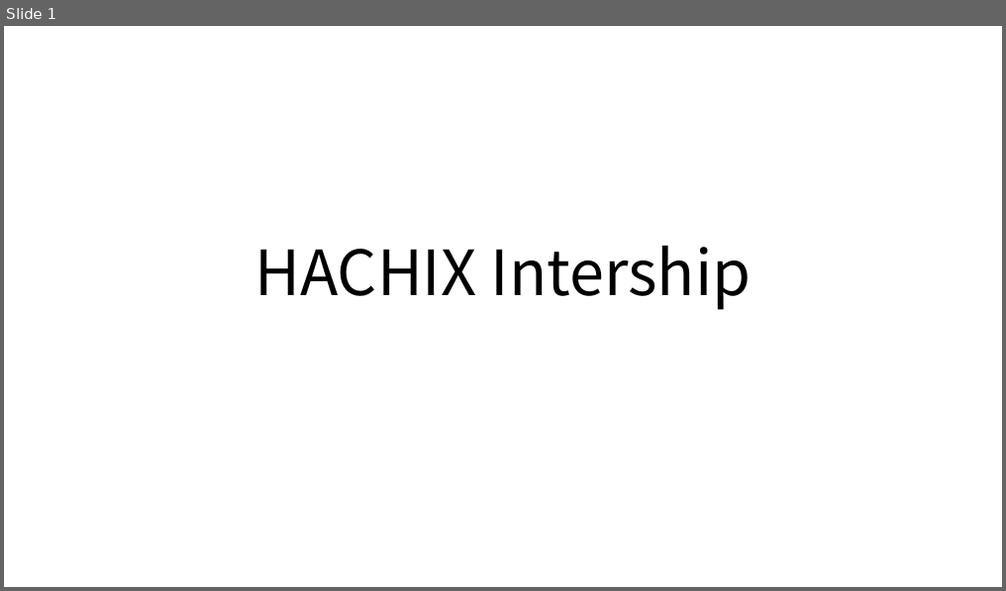
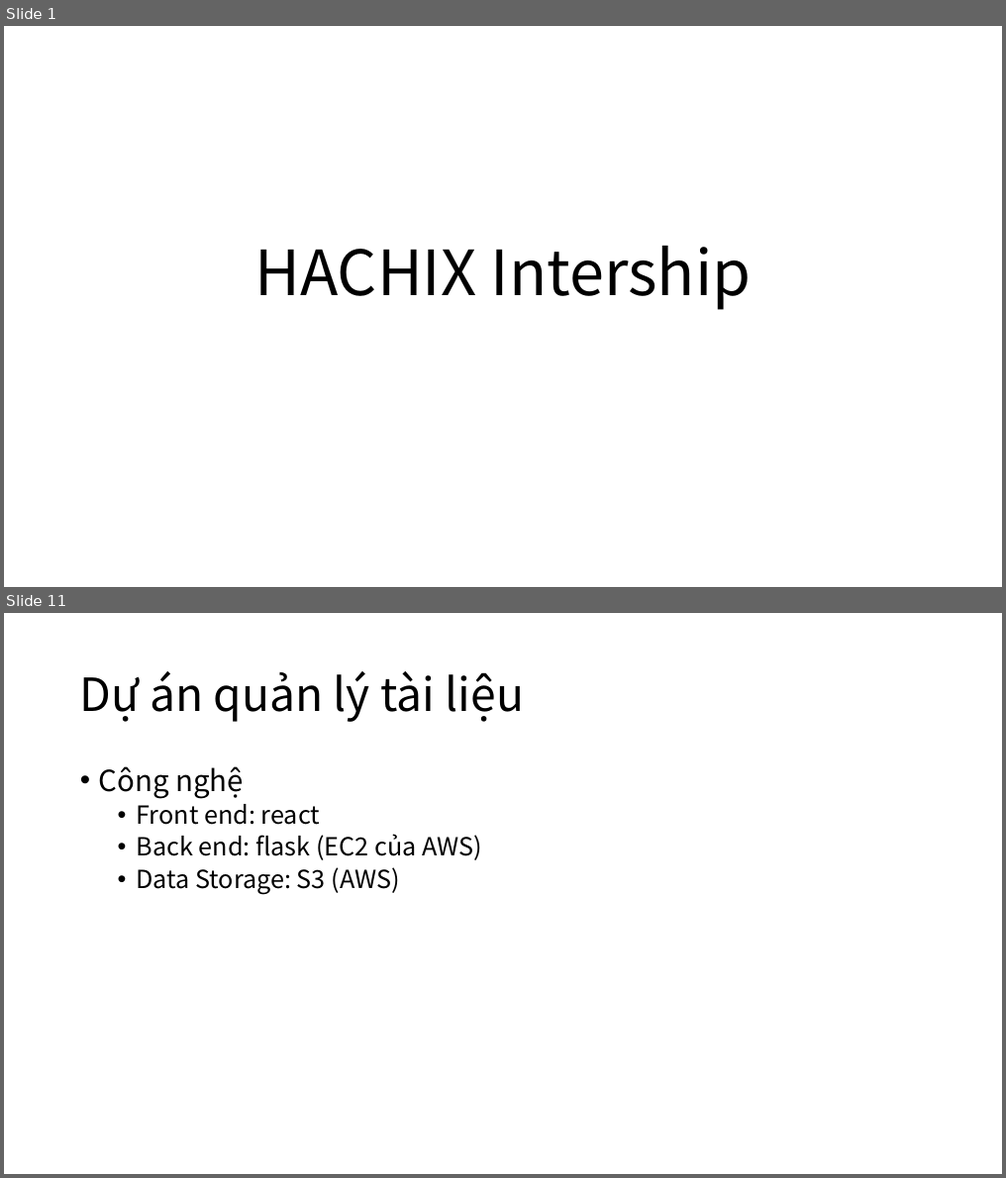
Before and after one commit to makotovnjp/Talent5PythonFlask, a slide deck: doc/Intership.pptx. Shown one above the other, each under a label of ours: slide 1 before the commit, slides 1 and 11 after it; the slides between them are not shown. The pictures are 1006x591 and 1006x1178 pixels, drawn with LibreOffice and Linux fonts; fonts in the diff are those of the drawing. Boxes give left, top, right and bottom in pixels: in the first picture for what was removed or moved away, otherwise in the second. Text is boxed around its words. In the diff, an @@ line names an element or a change of style, - is before the commit and + after.

```diff
--- a/doc/Intership.pptx
+++ b/doc/Intership.pptx
@@ slide 11 added at (4,613,1002,1174), background #FFFFFF @@
@@ title added at (80,671,524,722), 44 pt, text #000000 @@
+Dự án quản lý tài liệu
@@ text added at (99,766,482,895), 24 pt, text #000000 @@
+• Công nghệ
+  • Front end: react
+  • Back end: flask (EC2 của AWS)
+  • Data Storage: S3 (AWS)
```
Also in this commit, not shown: 2 slides changed, 7 other slides added.
